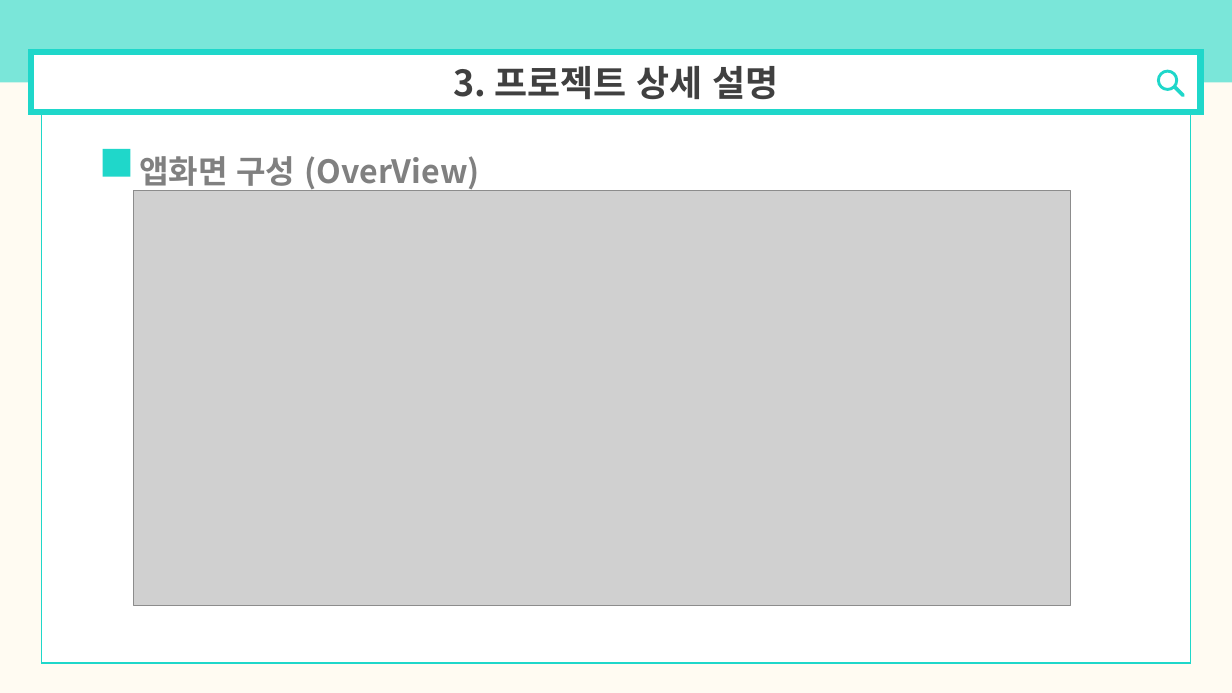
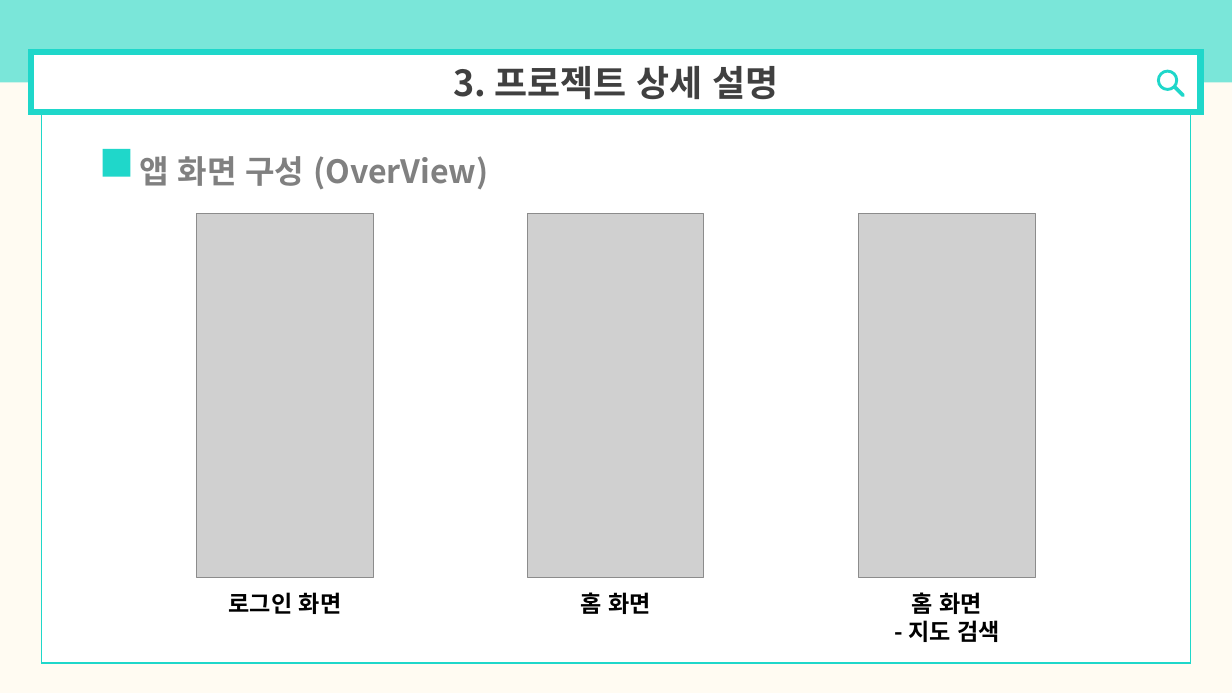
Before and after one commit to dasoopark/Coin-Karaoke-Room-Reservation-System, a slide deck: slide 6 of 제안서.pptx. Drawn at 1232x693 pixels with LibreOffice and Linux fonts; fonts in the diff are those of the drawing; grey boxes stand for pictures. Boxes give left, top, right and bottom in pixels: in the first picture for what was removed or moved away, otherwise in the second. Text is boxed around its words. In the diff, an @@ line names an element or a change of style, - is before the commit and + after.

```diff
--- a/제안서.pptx
+++ b/제안서.pptx
@@ text at [139,156,488,189]: spaces changed @@
-앱화면 구성 (OverView)
+앱 화면 구성 (OverView)
@@ picture removed at [134,190,1070,605] @@
@@ picture added at [197,213,373,578] @@
@@ picture added at [528,213,704,578] @@
@@ picture added at [859,213,1035,578] @@
@@ text added at [229,592,342,614], 18 pt, text #000000, bold @@
+로그인 화면
@@ text added at [580,592,651,614], 18 pt, text #000000, bold @@
+홈 화면
@@ text added at [908,592,1000,642], 18 pt, text #000000, bold @@
+홈 화면
+- 지도 검색
```
Also in this commit, not shown: 5 other slides changed.
